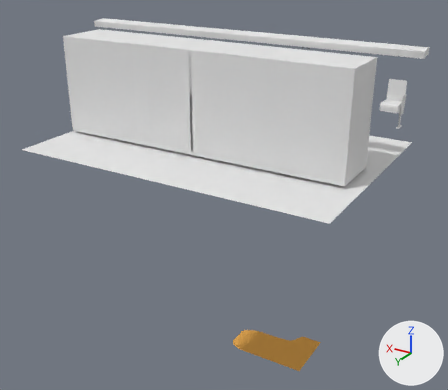
The Blender file piano2.blend as it was, and as the next commit left it.
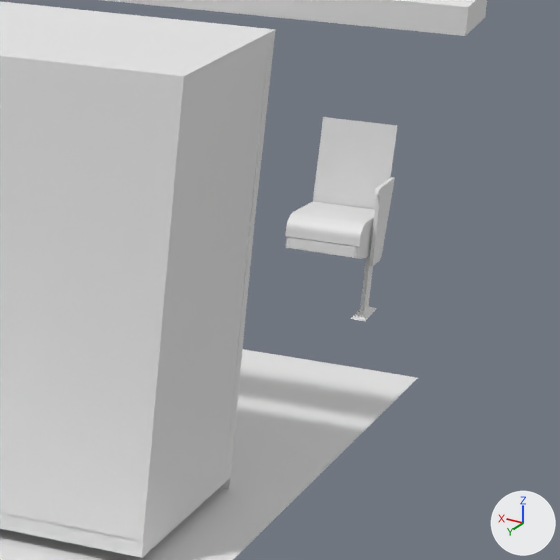
There are two pictures of each version: one whole from a 50 mm lens placed at (-42.7, 68.0, 26.5), pointed at (1.6, -5.7, -10.4), one close up on the part from 69% to 100% of the width and 13% to 48% of the height. The lights are fixed; the arrows at lower right show +X, +Y and +Z.

The scene before the commit, as lines of its bpy script (objects in view):
```python
me_cube_002 = bpy.data.meshes.new('Cube.002')
me_cube_002.from_pydata(...)  # a box spanning x -1.0..1.0, y -1.0..1.0, z -1.0..1.0
me_cube_002.materials.append(mat_topbar)  # its picture is missing
me_plane_005 = bpy.data.meshes.new('Plane.005')
me_plane_005.from_pydata(...)  # 116 vertices, 69 faces; spans x -1.56..1.36, y -1.79..1.5, z -2.52..4.17
me_plane_007 = bpy.data.meshes.new('Plane.007')
me_plane_007.from_pydata(...)  # 32 vertices, 18 faces; spans x -1.34..1.33, y -1.45..1.52, z 0.4..1.46
ob_audience_seat_black_parts = bpy.data.objects.new('audience seat black parts', me_plane_005)
ob_audience_seat_black_parts.location = (-17.92, -21.23, 1.87)
ob_audience_seat_red_parts = bpy.data.objects.new('audience seat red parts', me_plane_007)
ob_audience_seat_red_parts.location = (-17.92, -21.23, 1.96)
ob_audience_seat_red_parts.rotation_euler = (0.058, 0.0, 0.0)  # degrees (3.3, 0, 0)
ob_audience_seat_red_parts.scale = (1.0, 1.0, 0.748)
ob_top_bar = bpy.data.objects.new('top bar', me_cube_002)
ob_top_bar.location = (-2.71, -2.55, 13.92)
ob_top_bar.rotation_euler = (-0.0902, 0.0, 0.0)  # degrees (-5.2, 0, 0)
ob_top_bar.scale = (23.6, 1.0, 0.388)
# also in view: 'floor' at (-1.7, 0.8, -0.1); 'walls' at (-1.1, 2.6, 6.2)
```
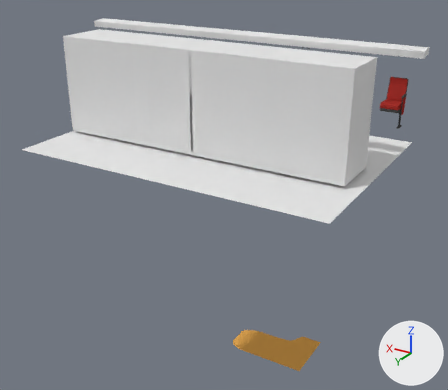
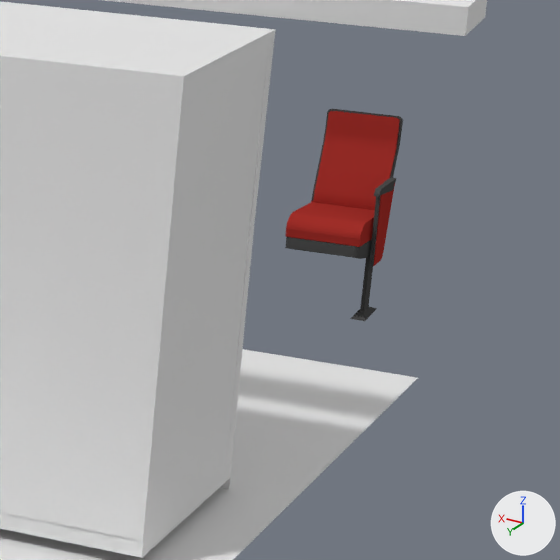
Where the change shows, as pixel boxes [x1, y1, x2, y2] in the close-ups (560 x 560 px; the box of a moved part takes in the faces that stretch with it):
'audience seat red parts', reshaped: before [285, 202, 375, 247]; after [285, 111, 400, 266]
'audience seat black parts', reshaped: before [285, 117, 397, 321]; after [285, 109, 403, 321]
part 1 of me_plane_007, added (red): after [311, 111, 400, 210]
part 2 of me_plane_007, added (red): after [373, 184, 395, 266]
part 3 of me_plane_007, moved or reshaped: [285, 218, 374, 247] in both
part 4 of me_plane_007, recoloured (white to red): [286, 202, 375, 239] in both
part 5 of me_plane_005, rebuilt (9% wider): before [313, 117, 397, 210]; after [311, 109, 403, 201]
part 6 of me_plane_005, built on: before [369, 177, 395, 266]; after [369, 177, 396, 266]
part 7 of me_plane_005, recoloured: [285, 237, 377, 321] in both

The change, as a diff of the scene's bpy script:
```diff
--- a/piano2.blend.py
+++ b/piano2.blend.py
@@ mat_material_006 @@
+mat_material_006 = diffuse_material('Material.006')
+mat_material_006.base_color = (0.0698, 0.0698, 0.0698)  # dark grey #4b4b4b
@@ mat_material_005 @@
+mat_material_005 = diffuse_material('Material.005')
+mat_material_005.base_color = (0.365, 0.0294, 0.0236)  # red #a3302a
@@ me_plane_007 @@
 # used by ob_audience_seat_red_parts; location = (-17.92, -21.23, 1.96); rotation_euler = (0.058, 0.0, 0.0), in degrees (3.3, 0, 0); scale = (1.0, 1.0, 0.748)
-me_plane_007.from_pydata(...)  # 32 vertices, 18 faces; spans x -1.34..1.33, y -1.45..1.52, z 0.4..1.46
+me_plane_007.from_pydata(...)  # 188 vertices, 116 faces; spans x -1.6..1.36, y -2.0..1.52, z -0.82..5.85
+# me_plane_007 part 1: a new loose piece of 125 vertices spanning x -1.35..1.36, y -2.0..-1.31, z 0.37..5.85, in mat_material_005 (red #a3302a)
+# me_plane_007 part 2: a new loose piece of 31 vertices spanning x -1.6..-1.56, y -1.27..0.36, z -0.82..2.98, in mat_material_005 (red #a3302a)
+# me_plane_007 part 3
+# 4 vertices are removed from x -1.34..1.33, y 1.51..1.52, z 0.42..0.44
+# 7 faces are deleted
+# 2 vertices move from x -1.34..1.33, y 1.5, z 0.4 to x -1.34..1.33, y 1.47, z 0.39
+# 4 vertices are added at (-1.34, 1.48, 0.42), (-1.34, 1.45, 0.38), (1.33, 1.45, 0.38), (1.33, 1.48, 0.42)
+# 7 new faces join them
+# me_plane_007 part 4: 12 faces spanning x -1.34..1.33, y -1.45..1.52, z 0.39..1.46 switch from no material to mat_material_005 (red #a3302a)
@@ me_plane_005 @@
-me_plane_005.from_pydata(...)  # 116 vertices, 69 faces; spans x -1.56..1.36, y -1.79..1.5, z -2.52..4.17
+me_plane_005.from_pydata(...)  # 337 vertices, 222 faces; spans x -1.62..1.36, y -2.48..1.5, z -2.52..4.4
+# me_plane_005 part 5: the loose piece of 4 vertices spanning x -1.34..1.36, y -1.79..-1.53, z -0.01..4.17 is rebuilt with 153 vertices and now spans x -1.34..1.36, y -2.48..-1.38, z 0.24..4.4, in mat_material_006 (dark grey #4b4b4b)
+# me_plane_005 part 6
+# 10 vertices are removed from x -1.56, y -1.43..0.63, z -0.51..2.38
+# 16 faces are deleted
+# 10 vertices in x -1.56..-1.43, y -0.9..0.2, z -0.51..-0.28 move by (0.0, -0.01, 0.0)
+# 5 vertices in x -1.43, y 0.32..0.63, z 2.15..2.38 move by (0.0, 0.01, 0.0)
+# 3 vertices in x -1.56..-1.43, y -0.87..-0.62, z -0.51..-0.35 move by (0.0, -0.02, 0.01)
+# 8 vertices move from x -1.56..-1.43, y -1.43..0.65, z 2.15..2.38 to x -1.56..-1.43, y -1.42..0.65, z 2.14..2.39
+# 49 vertices are added at x -1.62..-1.56, y -1.42..0.24, z -0.51..2.38
+# 9 new vertices lie (-0.13, 0.0, 0.0) away from vertices in x -1.43, y -1.4..0.63, z -0.51..2.38
+# 9 new vertices lie (-0.06, 0.0, 0.0) away from vertices in x -1.56, y 0.33..0.65, z 2.15..2.38
+# 15 new vertices lie (0.06, 0.0, 0.0) away from vertices in x -1.62, y -1.42..-0.49, z 2.0..2.38
+# 54 new faces join them
+# me_plane_005 part 7: 52 faces spanning x -1.56..1.33, y -1.51..1.5, z -2.52..2.39 switch from no material to mat_material_006 (dark grey #4b4b4b)
```
